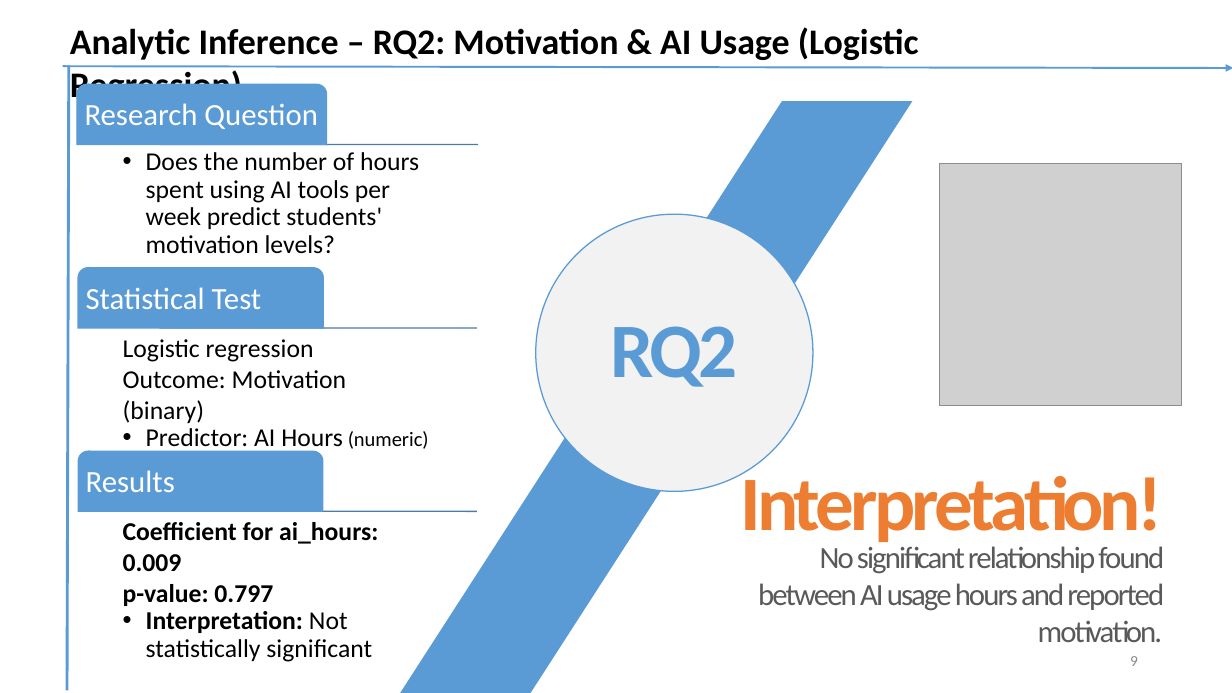
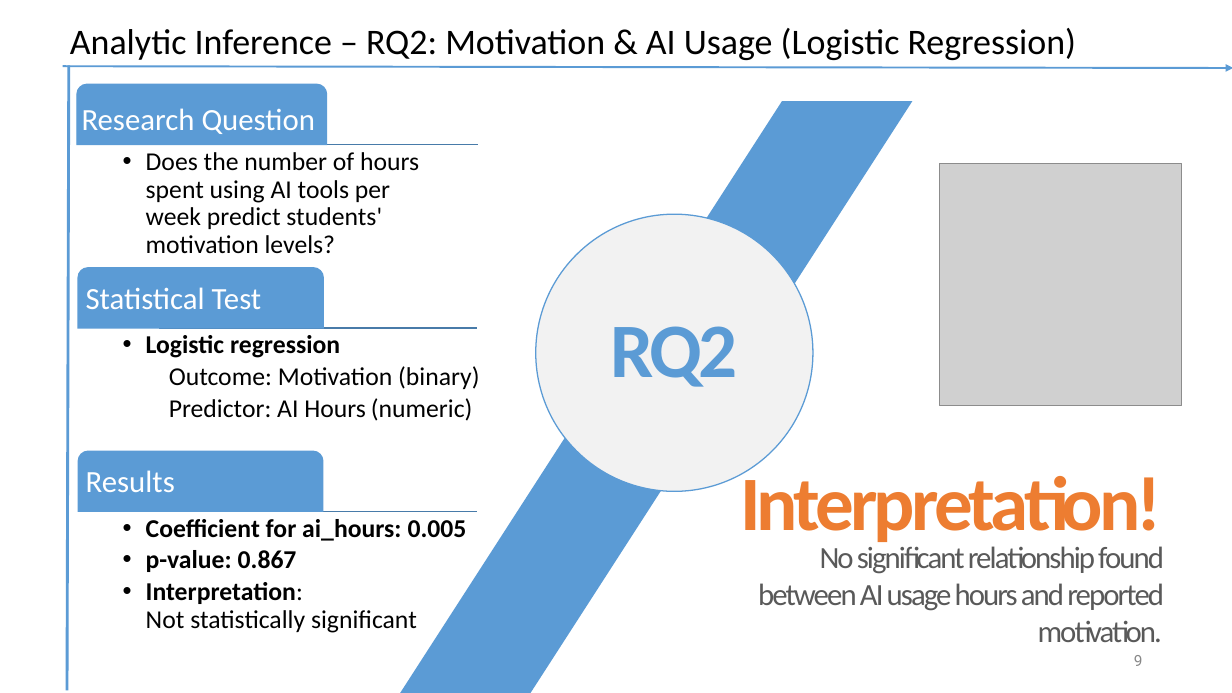
Before and after one commit to TuWienProjects/survey-methods-assignment2-group7, a slide deck: slide 9 of results/Presentaion DA 23-06-2025.pptx. Drawn at 1232x693 pixels with LibreOffice and Linux fonts; fonts in the diff are those of the drawing; grey boxes stand for pictures; background and template pictures are left out. Boxes give left, top, right and bottom in pixels: in the first picture for what was removed or moved away, otherwise in the second. Text is boxed around its words. In the diff, an @@ line names an element or a change of style, - is before the commit and + after.

```diff
--- a/results/Presentaion DA 23-06-2025.pptx
+++ b/results/Presentaion DA 23-06-2025.pptx
@@ text "Analytic Inference – RQ2: Motivation ..." at [70, 28, 1076, 60]: bold off @@
@@ round same rect removed at [77, 84, 326, 144] @@
@@ freeform shape added at [77, 84, 326, 144], fill #5B9BD5, outline #5B9BD5 1 pt @@
@@ text "Research Question" at [82, 108, 315, 134]: more space between paragraphs @@
@@ parallelogram removed at [400, 101, 912, 693] @@
@@ freeform shape added at [400, 101, 912, 693], fill #5B9BD5 @@
@@ line (160, 328) - (477, 328): stroke #497CAB 1 pt to #487BA9 1 pt @@
@@ text at [146, 335, 479, 421]: text changed @@
-  •• Logistic regression
-     Outcome: Motivation (binary)
-     Predictor: AI Hours (numeric)
+  • Logistic regression
+  Outcome: Motivation (binary)
+  Predictor: AI Hours (numeric)
@@ text at [146, 519, 467, 633]: text changed @@
-  •• Coefficient for ai_hours: 0.009
-     p-value: 0.797
-     Interpretation: Not statistically significant
+  • Coefficient for ai_hours: 0.005
+  • p-value: 0.867
+  • Interpretation: Not statistically significant
@@ page number at [1134, 655, 1143, 666]: font Calibri to Roboto, text colour #8C8C8C to #888888 @@
```
Also in this commit, not shown: 9 other slides changed, 1 slide added, 1 slide removed.
